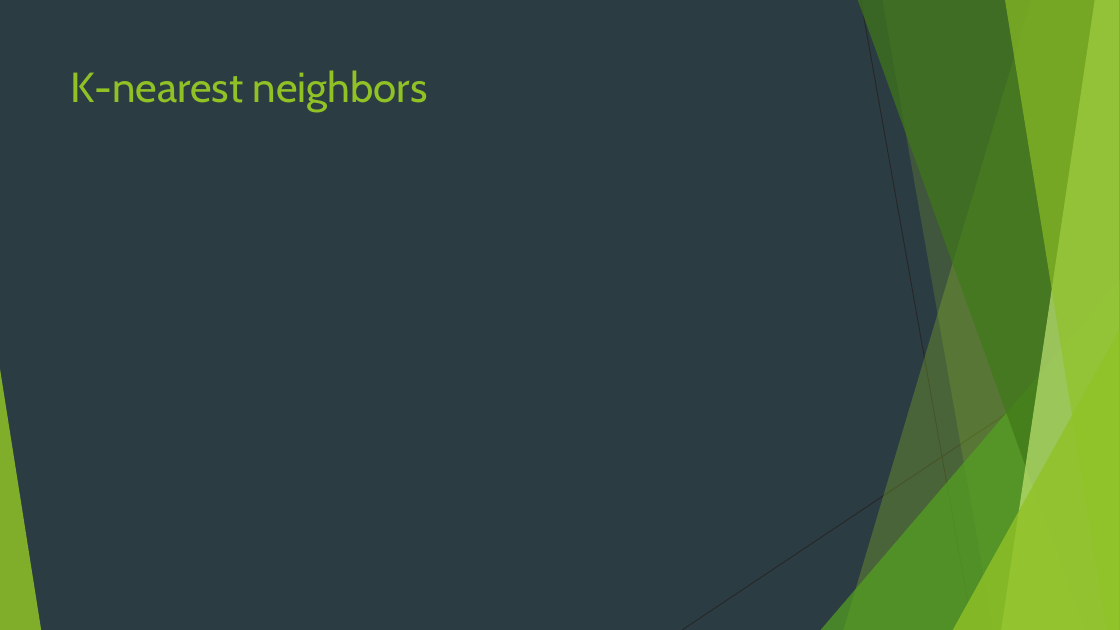
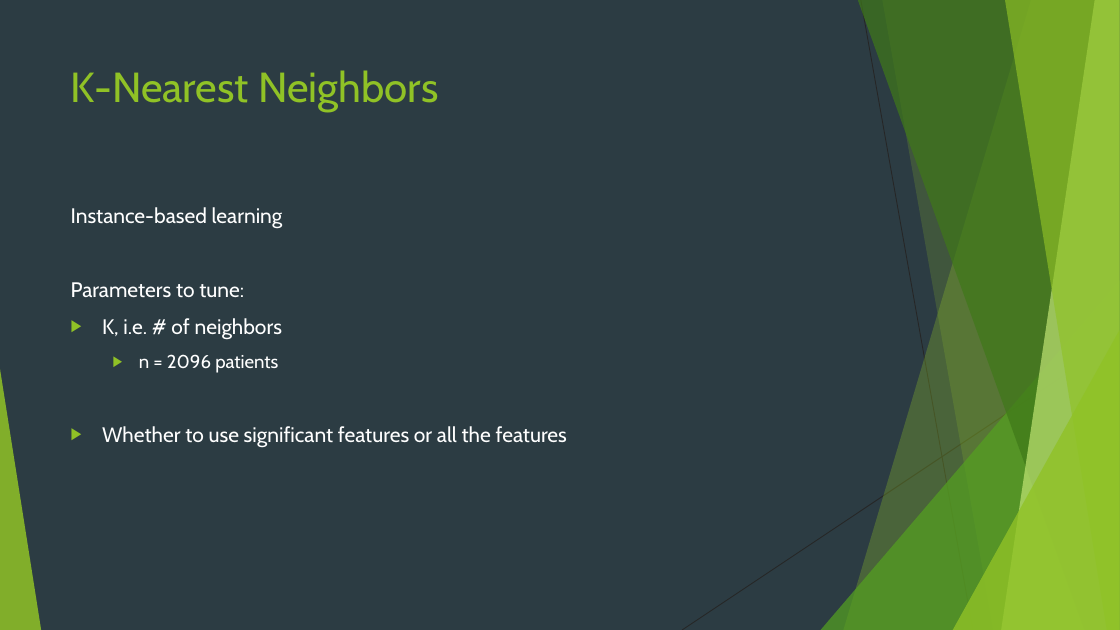
Before and after one commit to nowei/leukemia-classification, a slide deck: slide 21 of Leukemia Detection.pptx (slide 18 before the commit). Drawn at 1120x630 pixels with LibreOffice and Linux fonts; fonts in the diff are those of the drawing. Boxes give left, top, right and bottom in pixels: in the first picture for what was removed or moved away, otherwise in the second. Text is boxed around its words. In the diff, an @@ line names an element or a change of style, - is before the commit and + after.

```diff
--- a/Leukemia Detection.pptx
+++ b/Leukemia Detection.pptx
@@ title at [71, 70, 438, 112]: text changed @@
-K-nearest neighbors
+K-Nearest Neighbors
@@ text added at [71, 207, 567, 448], 18 pt, text #FFFFFF @@
+Instance-based learning
+Parameters to tune:
+▶ K, i.e. # of neighbors
+  ▶ n = 2096 patients
+▶ Whether to use significant features or all the features
```
Also in this commit, not shown: 13 other slides changed, 10 slides added, 6 slides removed, 15 other files.
